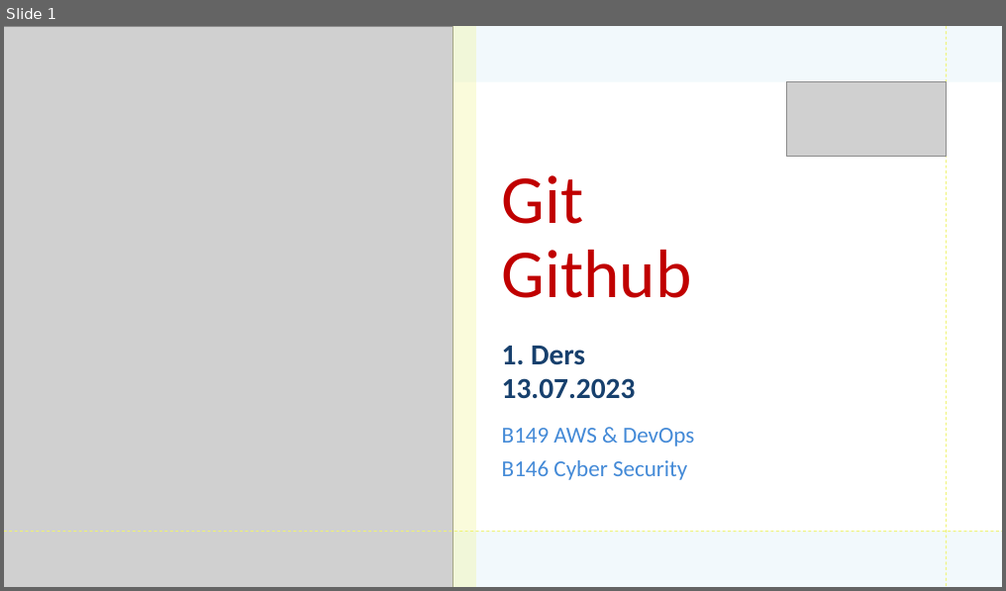
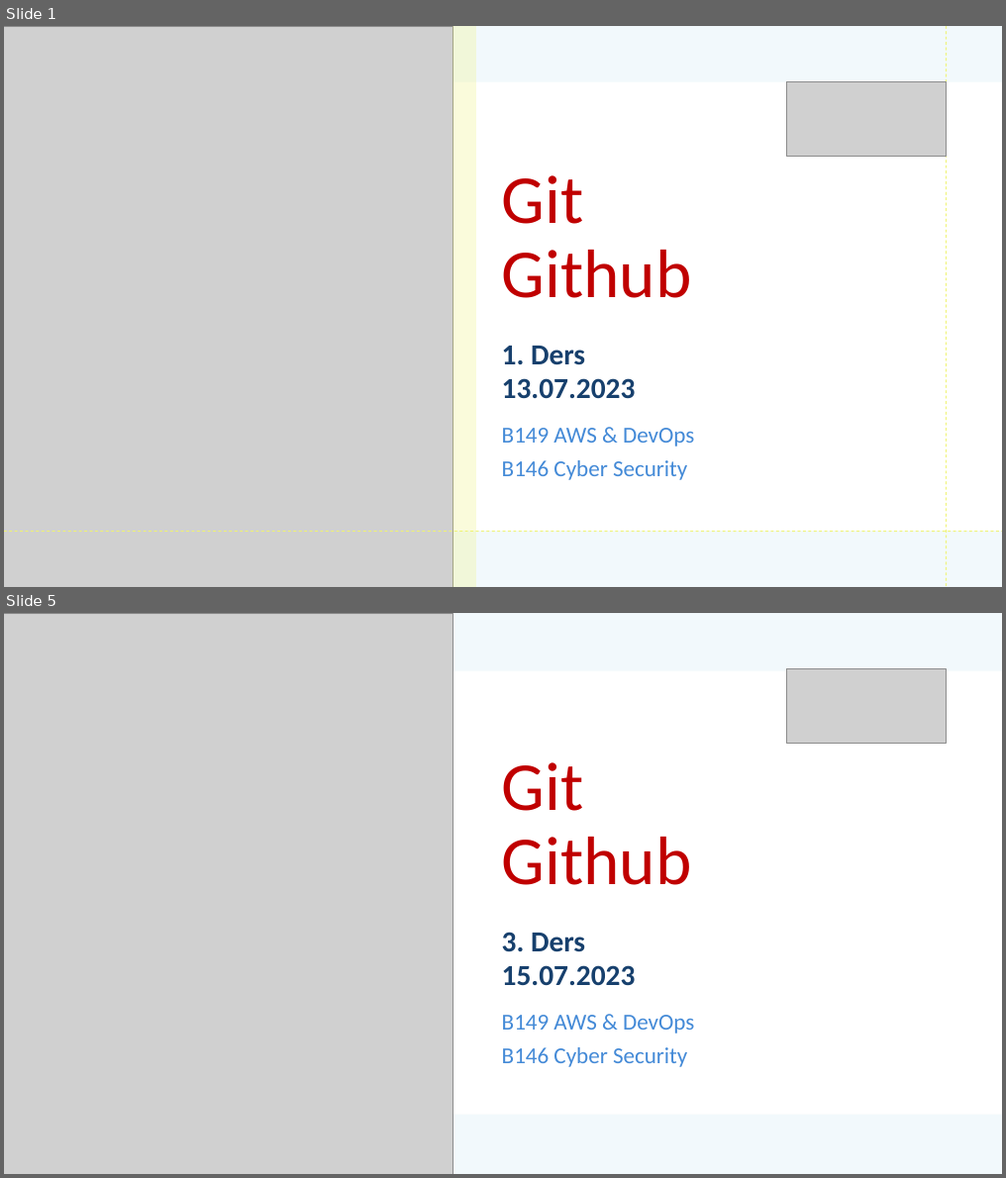
Before and after one commit to mehmetsungur/GitGithub, a slide deck: GitGithub.pptx. Shown one above the other, each under a label of ours: slide 1 before the commit, slides 1 and 5 after it; the slides between them are not shown. The pictures are 1006x591 and 1006x1178 pixels, drawn with LibreOffice and Linux fonts; fonts in the diff are those of the drawing; grey boxes stand for pictures. Boxes give left, top, right and bottom in pixels: in the first picture for what was removed or moved away, otherwise in the second. Text is boxed around its words. In the diff, an @@ line names an element or a change of style, - is before the commit and + after.

```diff
--- a/GitGithub.pptx
+++ b/GitGithub.pptx
@@ slide 5 added at [4,613,1002,1174], background #FFFFFF; not listed: 1 template element that a slide beside it also shows @@
@@ rectangle added at [4,613,1002,1174], fill #DBEFF9 at 35% opacity @@
@@ picture added at [4,613,452,1174] @@
@@ picture added at [787,669,945,744] @@
@@ title added at [502,762,692,885], 66 pt, text #C00000 @@
+Git
+Github
@@ subtitle added at [502,932,694,1067], 22 pt, text #448AD7 @@
+3. Ders
+15.07.2023
+B149 AWS & DevOps
+B146 Cyber Security
```
Also in this commit, not shown: 1 slide changed, 4 other slides added, 2 other files.
